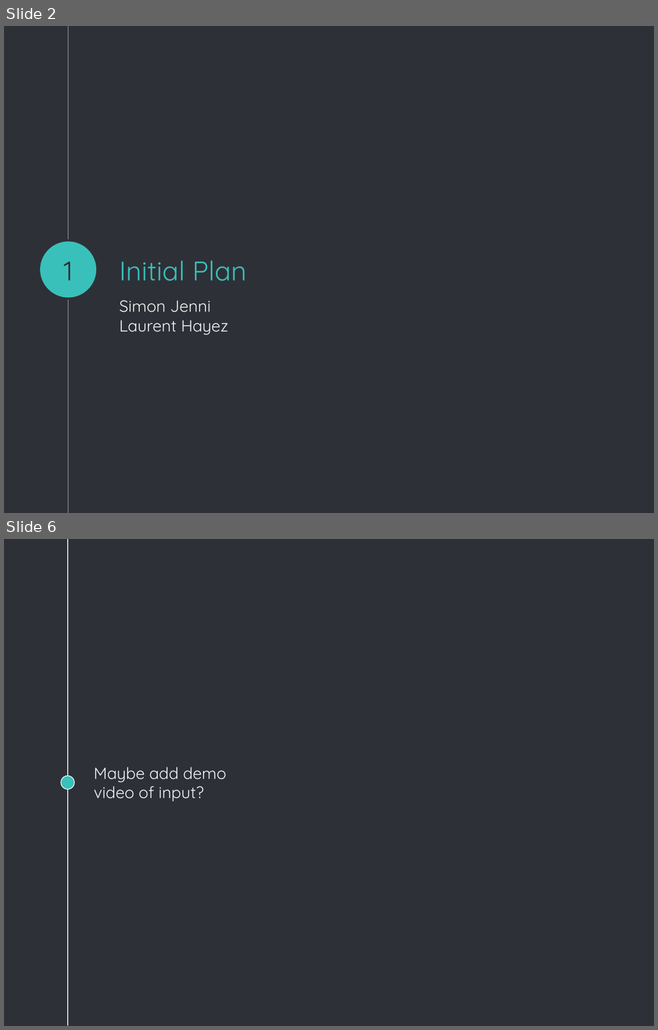
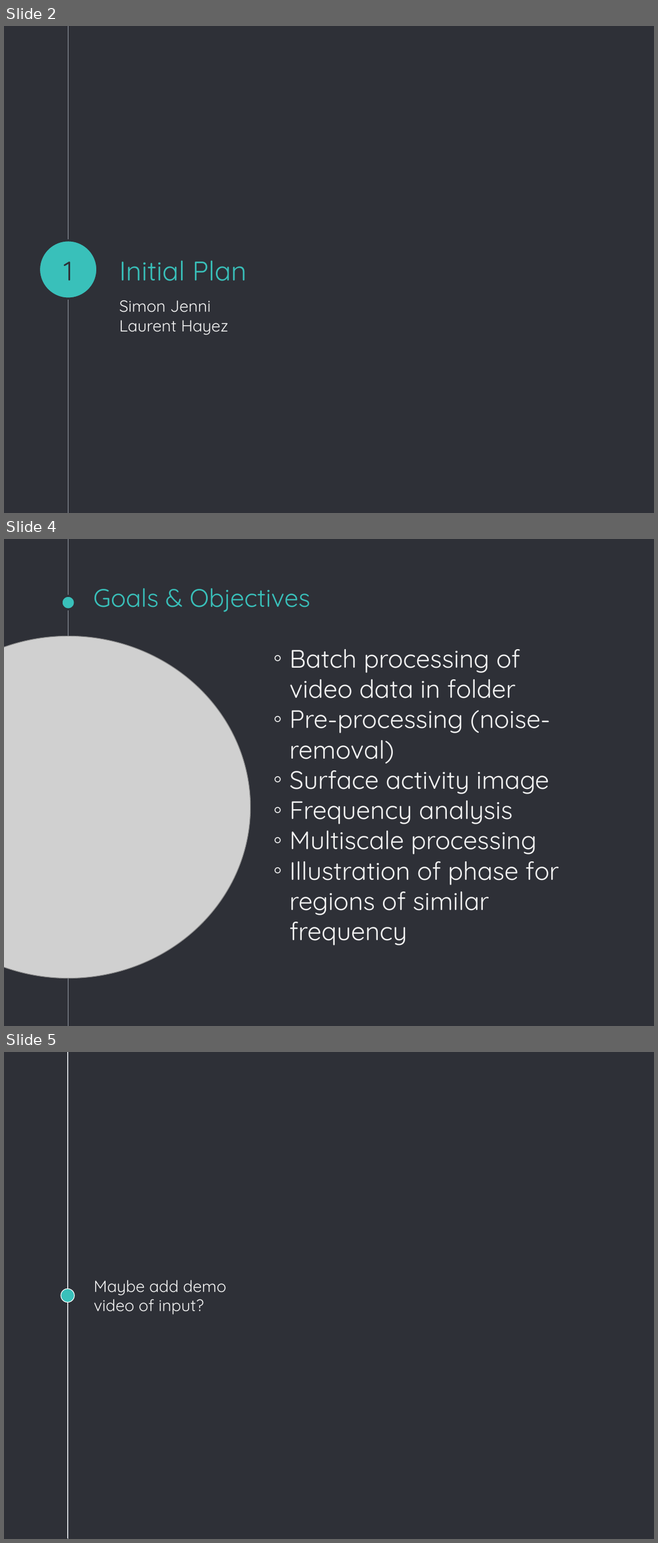
Before and after one commit to SimuJenni/RD-project, a slide deck: doc/initial-plan.pptx. Shown one above the other, each under a label of ours: slides 2 and 6 before the commit, slides 2, 4 and 5 after it; the slides between them are not shown. The pictures are 658x1030 and 658x1543 pixels, drawn with LibreOffice and Linux fonts; fonts in the diff are those of the drawing; grey boxes stand for pictures; background and template pictures are left out. Boxes give left, top, right and bottom in pixels: in the first picture for what was removed or moved away, otherwise in the second. Text is boxed around its words. In the diff, an @@ line names an element or a change of style, - is before the commit and + after.

Commit message:
Added problem statement and objectives to slides

```diff
--- a/doc/initial-plan.pptx
+++ b/doc/initial-plan.pptx
@@ slide 4 added at (x1=4, y1=539, x2=654, y2=1026), background #2E3037; not listed: 1 template element that a slide beside it also shows @@
@@ title added at (x1=93, y1=588, x2=310, y2=612), 28 pt, text #39C0BA @@
+Goals & Objectives
@@ ellipse added at (x1=61, y1=596, x2=75, y2=610), fill #39C0BA, outline #2E3037 2.25 pt @@
@@ picture added at (x1=4, y1=636, x2=250, y2=978) @@
@@ text added at (x1=289, y1=649, x2=558, y2=946), 28 pt, text #F3F3F3 @@
+◦ Batch processing of video data in folder
+◦ Pre-processing (noise-removal)
+◦ Surface activity image
+◦ Frequency analysis
+◦ Multiscale processing
+◦ Illustration of phase for regions of similar frequency
@@ ellipse added at (x1=59, y1=671, x2=78, y2=690), fill #2E3037, outline #999FA9 0.75 pt @@
@@ what was slide 6 is now slide 5 @@
```
Also in this commit, not shown: 2 slides changed, 1 slide removed.
